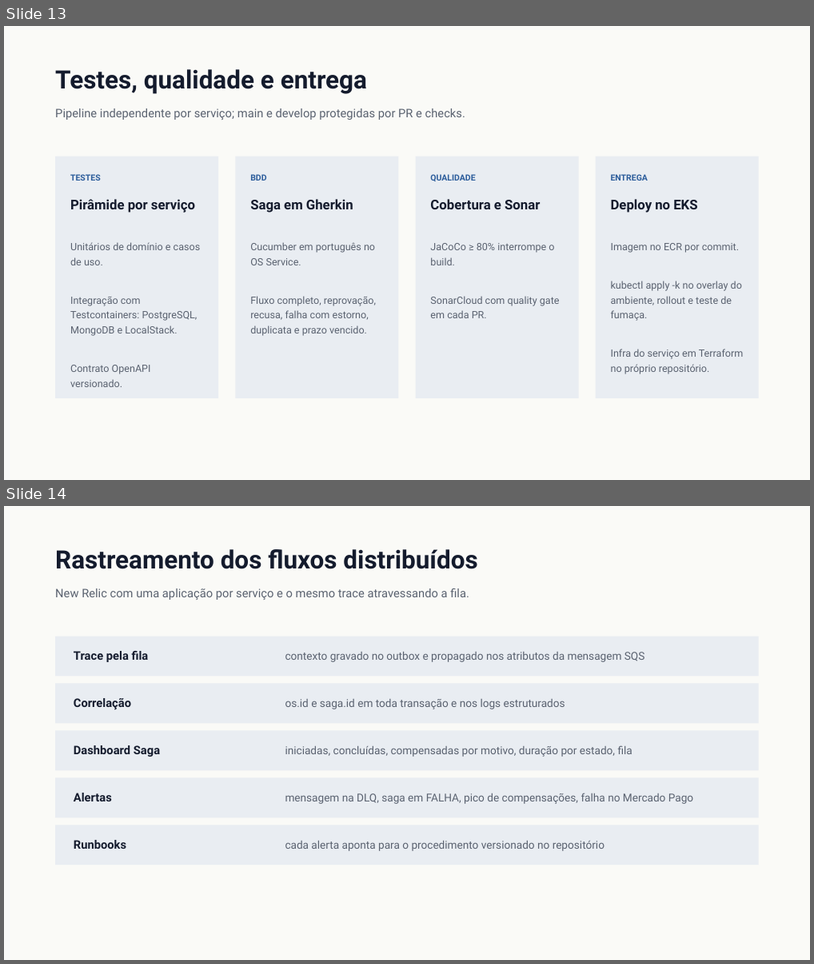
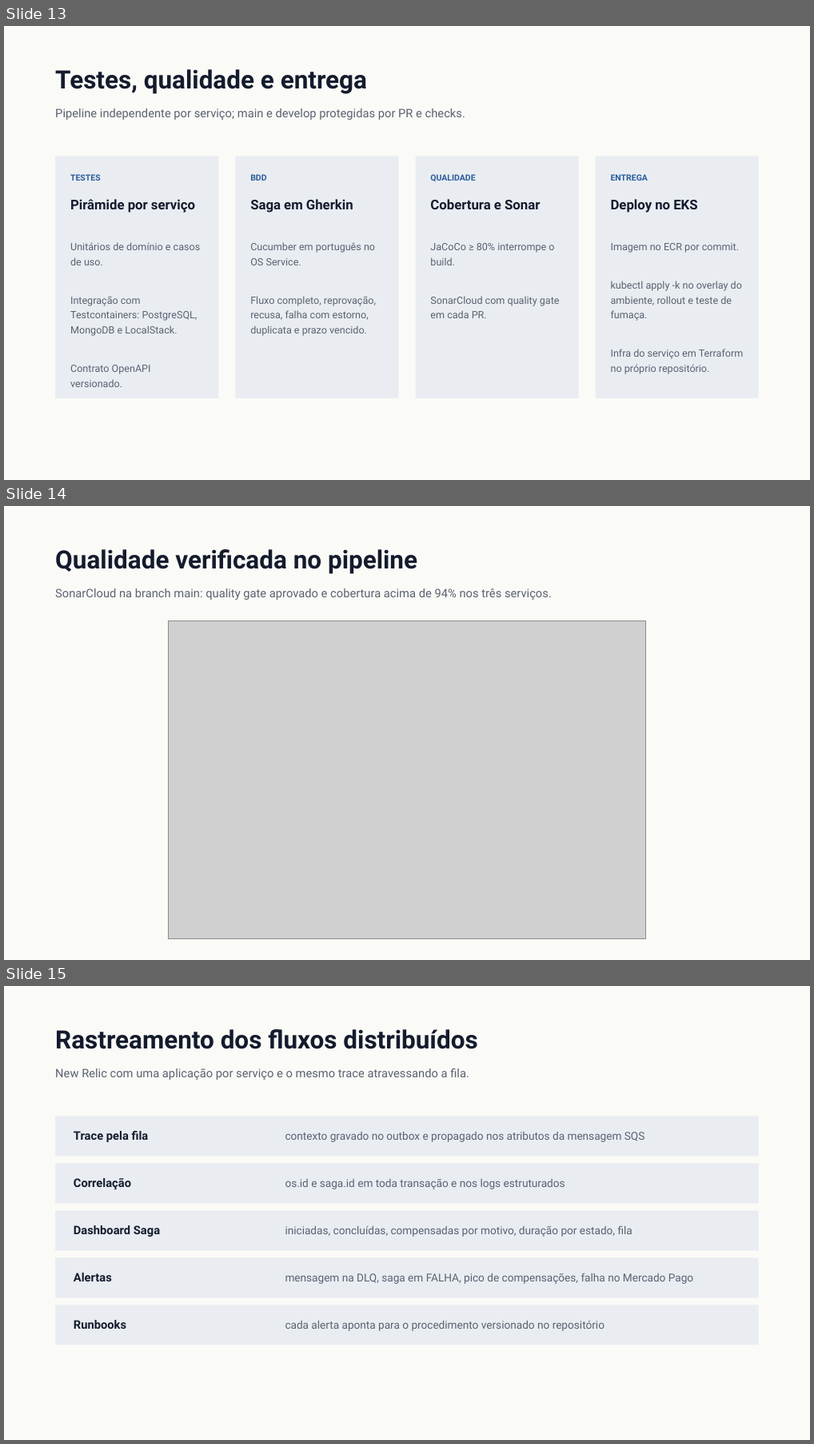
Before and after one commit to Guilherme-Fumagali/tech-challenge-1, a slide deck: docs/tech-challenge-4/apresentacao.pptx. Shown one above the other, each under a label of ours: slides 13 and 14 before the commit, slides 13, 14 and 15 after it. The pictures are 814x964 and 814x1444 pixels, drawn with LibreOffice and Linux fonts; fonts in the diff are those of the drawing; grey boxes stand for pictures. Boxes give left, top, right and bottom in pixels: in the first picture for what was removed or moved away, otherwise in the second. Text is boxed around its words. In the diff, an @@ line names an element or a change of style, - is before the commit and + after.

```diff
--- a/docs/tech-challenge-4/apresentacao.pptx
+++ b/docs/tech-challenge-4/apresentacao.pptx
@@ slide 14 added at (4,506,810,960), background #FFFFFF @@
@@ rectangle added at (4,506,810,960), fill #FAFAF7 @@
@@ text added at (55,549,418,574), 30 pt, text #141B2D, bold @@
+Qualidade verificada no pipeline
@@ text added at (55,588,552,600), 14 pt, text #5A6270 @@
+SonarCloud na branch main: quality gate aprovado e cobertura acima de 94% nos três serviços.
@@ picture added at (169,621,646,939) @@
@@ what was slide 14 is now slide 15 @@
```
Also in this commit, not shown: 1 other slide added, 26 other files.
